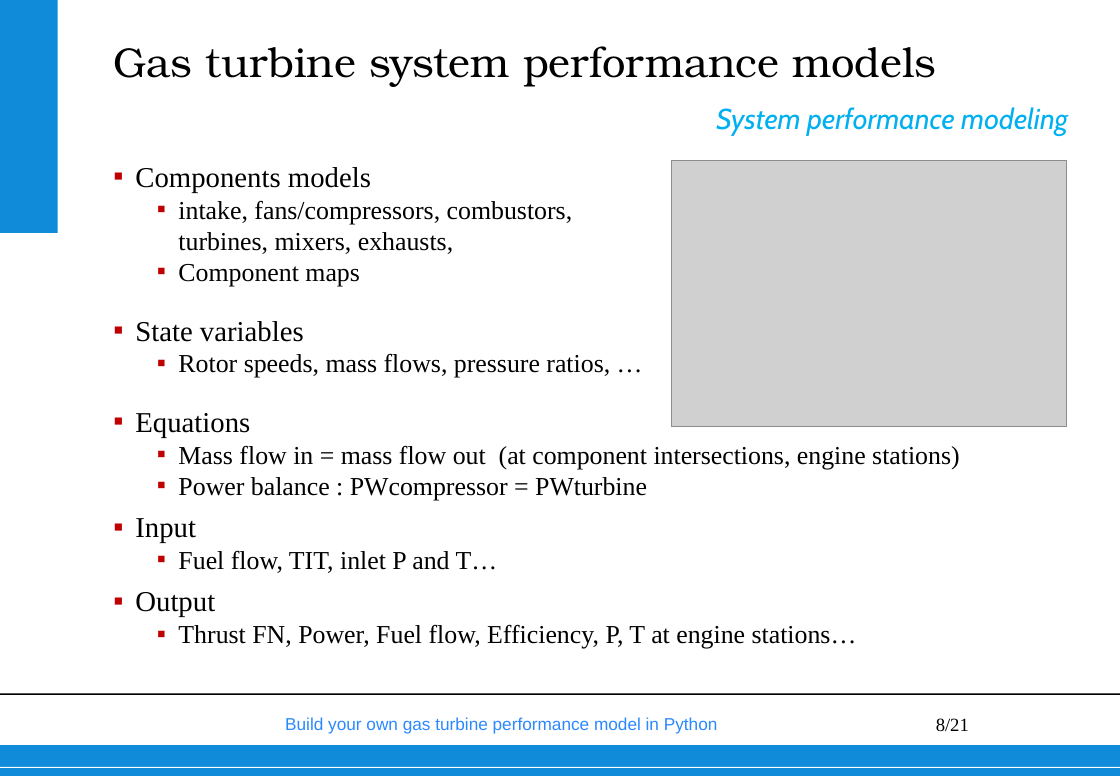
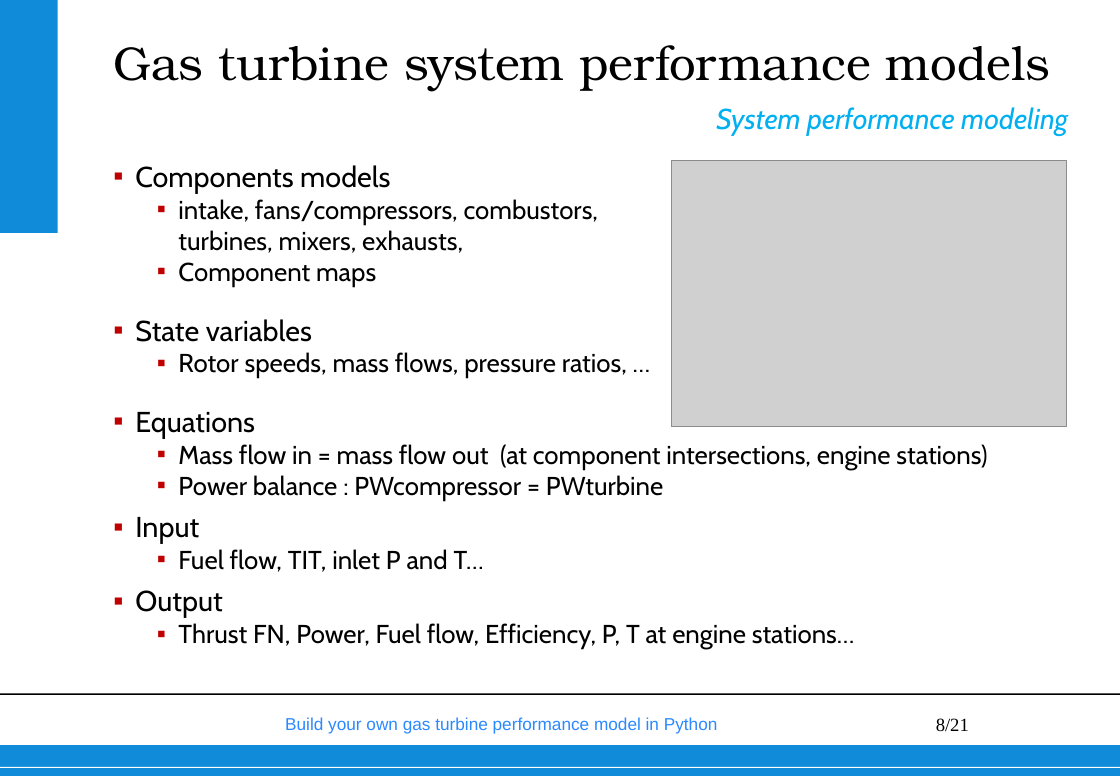
Before and after one commit to wvisser1958/GSPy, a slide deck: slide 8 of doc/Build your own gas turbine performance model from scratch.pptx. Drawn at 1120x776 pixels with LibreOffice and Linux fonts; fonts in the diff are those of the drawing; grey boxes stand for pictures; background and template pictures are left out. Boxes give left, top, right and bottom in pixels: in the first picture for what was removed or moved away, otherwise in the second. Text is boxed around its words. In the diff, an @@ line names an element or a change of style, - is before the commit and + after.

```diff
--- a/doc/Build your own gas turbine performance model from scratch.pptx
+++ b/doc/Build your own gas turbine performance model from scratch.pptx
@@ title "Gas turbine system performance models" at [113,45,1050,91]: size 29 to 33 pt @@
@@ text "Components models" at [135,165,987,649]: font Times New Roman to Cabin @@
```
Also in this commit, not shown: 8 other slides changed.
